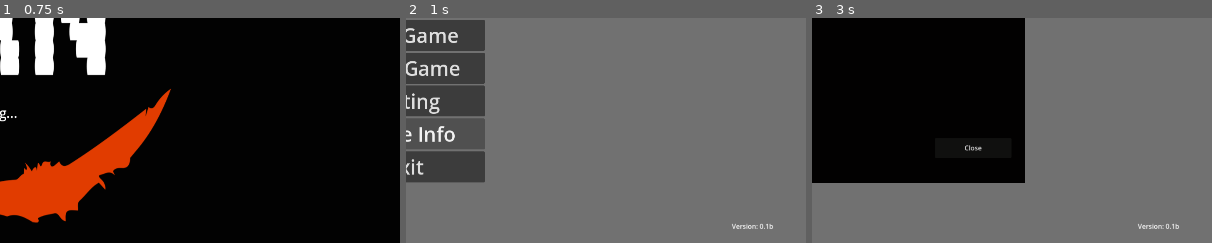
Above: before the commit, frames 1-3 (left to right).
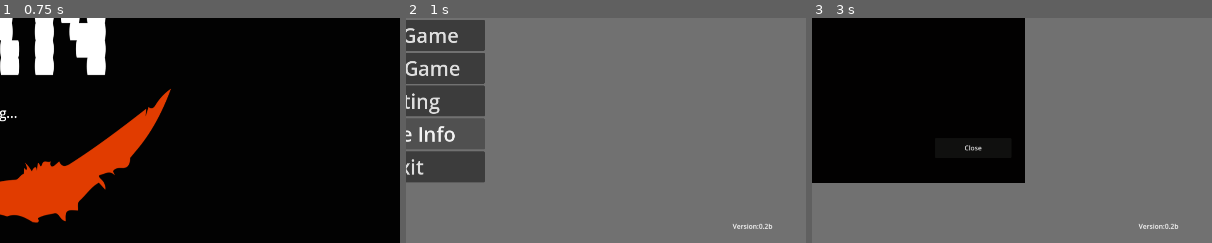
Above: after the commit, the same moments.

Repository: triplekill/testproject
Game: Godot game, scene res://Loading.tscn
Two runs of this game, one before a commit and one after it. Both use one fixed random seed, a clock stepped at 60 frames per second and the inputs below.
Inputs:
- Up to frame 1 (0.75 s): tap Enter at 0.5 s
- Up to frame 2 (1 s): no input
- Up to frame 3 (3 s): click "New Game" at 1.25 s; click "New Game" at 2 s; click "Game Info" at 2.75 s
The pictures show only the part of the screen within x 50-100%, y 50-100%; the shares and areas given below are measured in that part.

Frame 1 is identical in both runs. In frame 2, 0.1% of the frame differs, in the area x 81-92%, y 91-94%; in frame 3, 0.1%.

Commit message:
重构数据结构

Diff:
--- a/project.godot
+++ b/project.godot
@@ -18,6 +18,8 @@
 [autoload]
 
 GameData="*res://scripts/gamedata.gd"
+UserData="*res://scripts/userdata.gd"
+GameSetting="*res://scripts/gamesetting.gd"
 
 [display]
 
--- a/scenes/Main.gd
+++ b/scenes/Main.gd
@@ -4,17 +4,19 @@
 @onready var display = $CanvasLayer/SettingControl/Panel/MarginContainer/VBoxContainer/DisplayPanel/OptionButton
 @onready var screensetting = $CanvasLayer/SettingControl/Panel/MarginContainer/VBoxContainer/FullScreenPanel/CheckButton
 @onready var info_control = $CanvasLayer/InfoControl
+@onready var version = $CanvasLayer/Label
 
 
 func _ready():
-	TranslationServer.set_locale(GameData.config.get_value("SETTING",GameData.LANGUAGE))
-	DisplayServer.window_set_size(GameData.CURRENT_DISPLAY,0)
-	if GameData.isFullScreen():
+	TranslationServer.set_locale(GameSetting.config.get_value("SETTING",GameSetting.LANGUAGE))
+	version.text = "Version:" + GameSetting.VERSION
+
+	DisplayServer.window_set_size(GameSetting.CURRENT_DISPLAY,0)
+	if GameSetting.isFullScreen():
 		DisplayServer.window_set_mode(DisplayServer.WINDOW_MODE_FULLSCREEN)
 	else:
 		DisplayServer.window_set_mode(DisplayServer.WINDOW_MODE_WINDOWED)
-
-
+	#ProjectSettings
 # 新游戏
 func _on_new_game_button_pressed():
 	pass # Replace with function body.
@@ -31,13 +33,13 @@
 # 系统设置保存
 func _on_save_setting_button_pressed():
 	if language.text == "S_ENGLISH":
-		GameData.setLanguage("en")
+		GameSetting.setLanguage("en")
 	else :
-		GameData.setLanguage("zh")
+		GameSetting.setLanguage("zh")
 	if screensetting.is_pressed():
-		GameData.setFullScreen(true)
+		GameSetting.setFullScreen(true)
 	else:
-		GameData.setFullScreen(false)
+		GameSetting.setFullScreen(false)
 	get_tree().change_scene_to_file("res://scenes/Main.tscn")
 
 
--- a/scenes/SettingControl.gd
+++ b/scenes/SettingControl.gd
@@ -6,17 +6,17 @@
 
 
 func _ready():
-	if GameData.config.get_value("SETTING",GameData.LANGUAGE) == "en":
+	if GameSetting.config.get_value("SETTING",GameSetting.LANGUAGE) == "en":
 		LanguageSeleted.selected = 1
 	else:
 		LanguageSeleted.selected = 0
 
-	if GameData.isFullScreen():
+	if GameSetting.isFullScreen():
 		ScreenSetting.set_pressed_no_signal(true)
 	else:
 		ScreenSetting.set_pressed_no_signal(false)
 
-	var display = GameData.config.get_value("SETTING",GameData.DISPLAY)
+	var display = GameSetting.config.get_value("SETTING",GameSetting.DISPLAY)
 
 	if display == "1920x1080":
 		DisplaySetting.selected = 0
--- a/scripts/gamedata.gd
+++ b/scripts/gamedata.gd
@@ -1,81 +1,14 @@
 extends Node
 
 
-const SETTING:String = "SETTING"
-const LANGUAGE:String = "Language"
-const DISPLAY:String = "Display"
-const FULLSCREEN:String = "FullScreen"
+
 
 var FIRST_NAME_ARRAY = []
 var LAST_NAME_ARRAY = []
-var VERSION = '0.1b'
-var CURRENT_DISPLAY = Vector2i.ZERO
-var CURRENT_ISFULL:bool = true
-
-const filePath:String = "user://settings.ini"
-var config:ConfigFile
-
-func _ready():
-	if not FileAccess.file_exists(filePath):
-		config = ConfigFile.new()
-		config.load(filePath)
-		if OS.get_locale_language() == "zh":
-			config.set_value(SETTING,LANGUAGE, "zh")
-		else:
-			config.set_value(SETTING,LANGUAGE, "en")
-
-		var display = getDisplay()
-		config.set_value(SETTING,DISPLAY, display)
-		CURRENT_DISPLAY = setDisplay(display)
-		config.set_value(SETTING,FULLSCREEN, true)
-		config.save(filePath)
-	else:
-		config = ConfigFile.new()
-		config.load(filePath)
-		CURRENT_DISPLAY = setDisplay(config.get_value(SETTING,DISPLAY))
-		CURRENT_ISFULL = isFullScreen()
-
-	gNameDataInit()
-
-func getDisplay():
-	var display = ""
-	var current = DisplayServer.screen_get_size()
-	if current.x == 1920 and current.y == 1080:
-		display = "1920x1080"
-	elif current.x == 1920 and current.y == 1200:
-		display = "1920x1200"
-	elif current.x == 2560 and current.y == 1440:
-		display = "2560x1440"
-	elif current.x == 1440 and current.y == 900:
-		display = "1440x900"
-	elif current.x < 1440 or current.y < 900:
-		display = "1280x800"
-	else:
-		display = "1920x1080"
-	return display
-
-func setLanguage(language):
-	config = ConfigFile.new()
-	config.load(filePath)
-	config.set_value(SETTING,LANGUAGE, language)
-	config.save(filePath)
-
-func setFullScreen(isFull:bool):
-	config = ConfigFile.new()
-	config.load(filePath)
-	config.set_value(SETTING,FULLSCREEN, isFull)
-	config.save(filePath)
-
-func isFullScreen():
-	return config.get_value(SETTING,FULLSCREEN)
-
-func setDisplay(display):
-	var split_values = display.split("x")
-	var width = int(split_values[0])
-	var height = int(split_values[1])
-	return Vector2i(int(split_values[0]),int(split_values[1]))
 
 
+
+#
 func gNameDataInit():
 	var fileFD = FileAccess.open("res://data/name.json",FileAccess.READ)
 	var file_contents = fileFD.get_as_text()
--- /dev/null
+++ b/scripts/gamesetting.gd
@@ -0,0 +1,79 @@
+extends Node
+
+
+const SETTING:String = "SETTING"
+const LANGUAGE:String = "Language"
+const DISPLAY:String = "Display"
+const FULLSCREEN:String = "FullScreen"
+
+var VERSION = '0.2b'
+var CURRENT_DISPLAY = Vector2i.ZERO
+var CURRENT_ISFULL:bool = true
+
+const savePath:String = "user://saves"
+const filePath:String = "user://settings.ini"
+var config:ConfigFile
+
+func _ready():
+	if not FileAccess.file_exists(filePath):
+		config = ConfigFile.new()
+		config.load(filePath)
+		if OS.get_locale_language() == "zh":
+			config.set_value(SETTING,LANGUAGE, "zh")
+		else:
+			config.set_value(SETTING,LANGUAGE, "en")
+		var display = getDisplay()
+		config.set_value(SETTING,DISPLAY, display)
+		CURRENT_DISPLAY = setDisplay(display)
+		config.set_value(SETTING,FULLSCREEN, true)
+		config.save(filePath)
+	else:
+		config = ConfigFile.new()
+		config.load(filePath)
+		CURRENT_DISPLAY = setDisplay(config.get_value(SETTING,DISPLAY))
+		CURRENT_ISFULL = isFullScreen()
+
+	GameData.gNameDataInit()
+
+
+func getDisplay():
+	var display = ""
+	var current = DisplayServer.screen_get_size()
+	if current.x == 1920 and current.y == 1080:
+		display = "1920x1080"
+	elif current.x == 1920 and current.y == 1200:
+		display = "1920x1200"
+	elif current.x == 2560 and current.y == 1440:
+		display = "2560x1440"
+	elif current.x == 1440 and current.y == 900:
+		display = "1440x900"
+	elif current.x < 1440 or current.y < 900:
+		display = "1280x800"
+	else:
+		display = "1920x1080"
+	return display
+
+func setLanguage(language):
+	config = ConfigFile.new()
+	config.load(filePath)
+	config.set_value(SETTING,LANGUAGE, language)
+	config.save(filePath)
+
+func setFullScreen(isFull:bool):
+	config = ConfigFile.new()
+	config.load(filePath)
+	config.set_value(SETTING,FULLSCREEN, isFull)
+	config.save(filePath)
+
+func isFullScreen():
+	return config.get_value(SETTING,FULLSCREEN)
+
+func setDisplay(display):
+	var split_values = display.split("x")
+	var width = int(split_values[0])
+	var height = int(split_values[1])
+	return Vector2i(int(split_values[0]),int(split_values[1]))
+
+# 获取时间戳
+func genTimestamp():
+	return str(Time.get_unix_time_from_datetime_dict(Time.get_datetime_dict_from_system()))
--- /dev/null
+++ b/scripts/userdata.gd
@@ -0,0 +1,6 @@
+extends Node
+
+
+
+func NewGame():
+	pass
